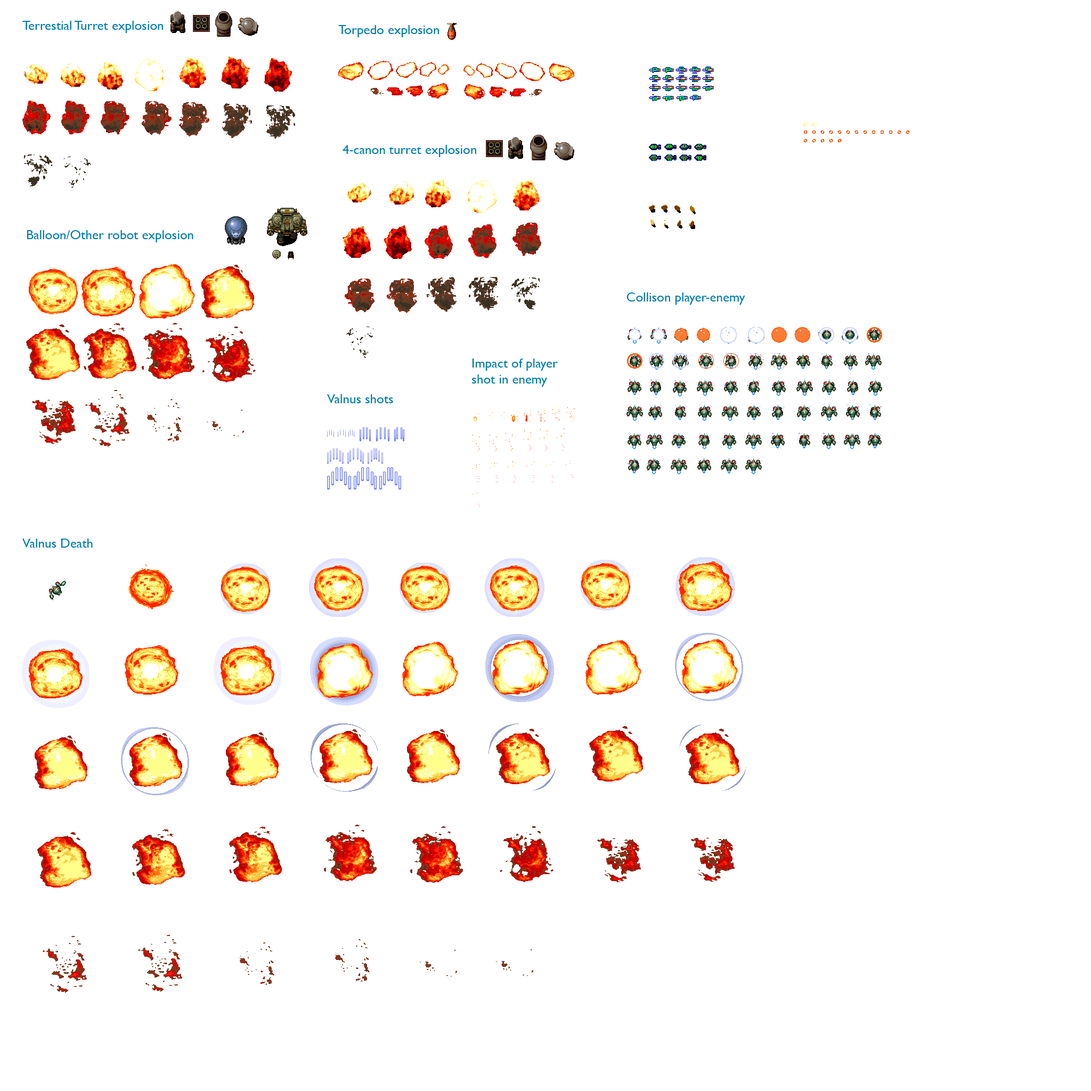
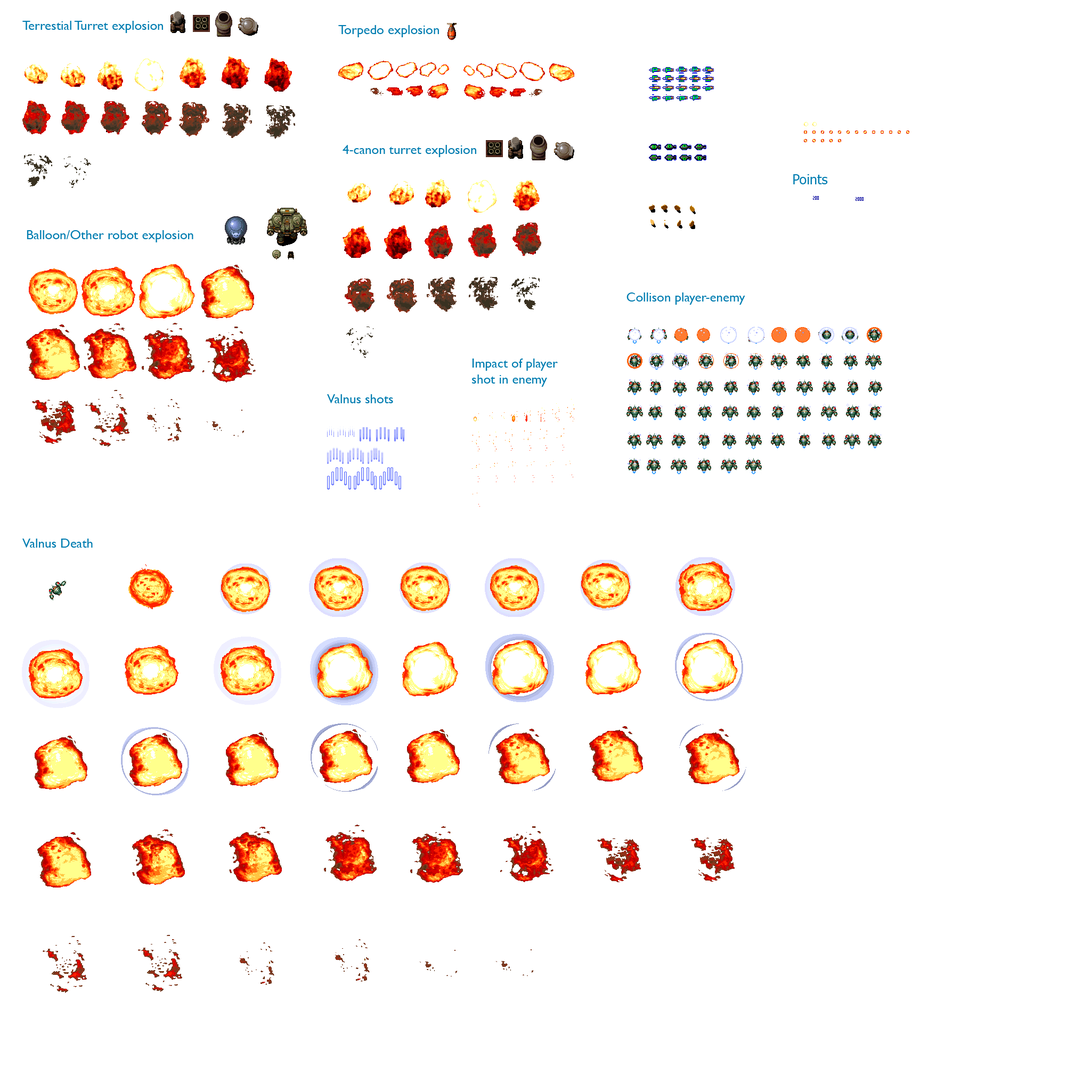
Layer changes from the first 1091 x 1091 image to the second:
added layer "Points" above "Capa 23" over <box>793,174,829,185</box>
added layer "Capa 23" above "Collison player-enemy" over <box>813,196,864,201</box>
